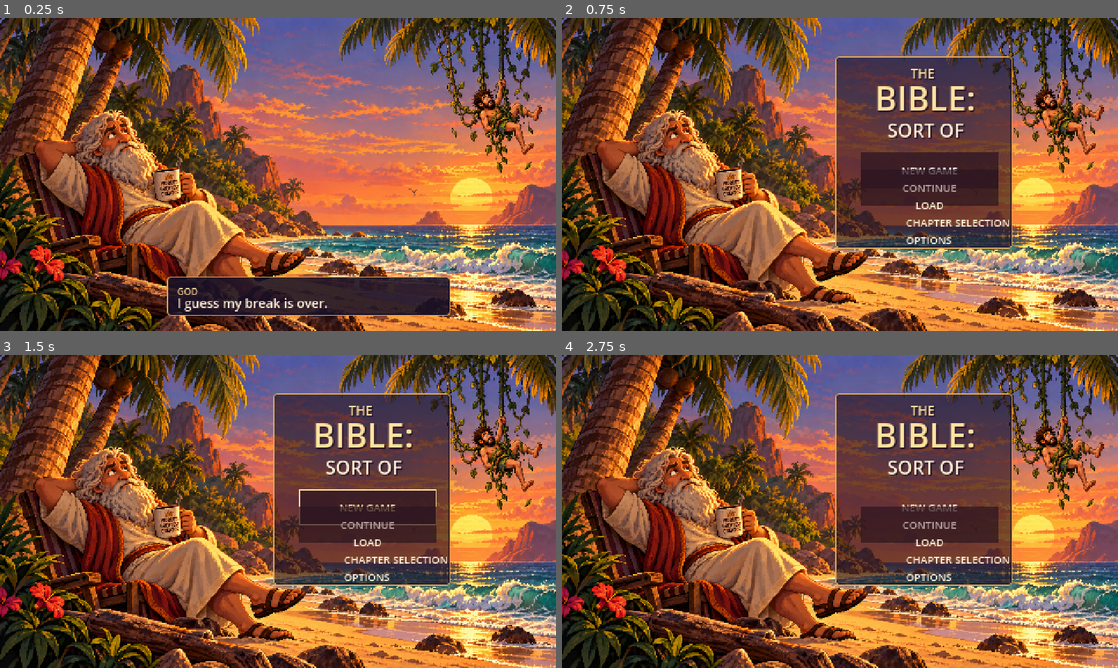
Above: before the commit, frames 1-4 (two rows, left to right).
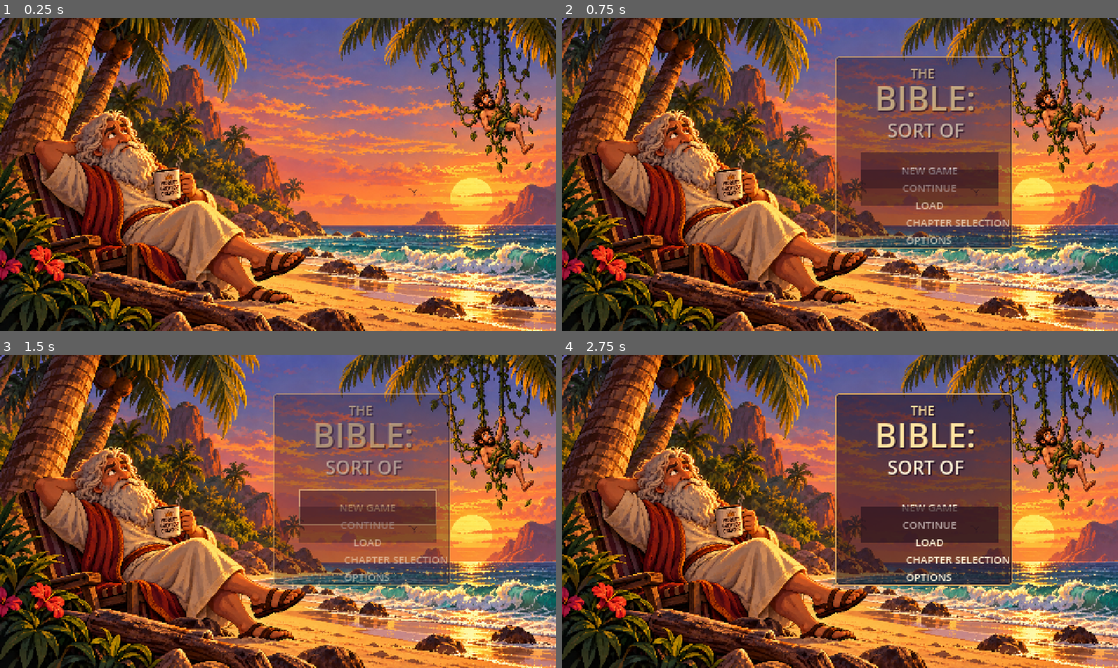
Above: after the commit, the same moments.

Repository: badmrfrosty313/the-bible-sort-of
Game: Godot game, scene res://scenes/title/title_screen.tscn
Same seed, same stepped clock (60 frames per second), same inputs: the game is played once before the commit and once after it.
Inputs (mouse positions are in pixels of both pictures, inside the frame that each line leads up to):
- Up to frame 1 (0.25 s): no input
- Up to frame 2 (0.75 s): tap Enter at 0.5 s; move the mouse to (962, 158) at 0.52 s; click (962, 158) at 0.67 s
- Up to frame 3 (1.5 s): click "BACK" at 1.25 s
- Up to frame 4 (2.75 s): click "NEW GAME" at 2 s

The runs differ from the first frame. In frame 1, 6.3% of the frame differs, in the area x 10-81%, y 77-96%; in frame 2, 13%; in frame 3, 18%, in the area x 49-81%, y 12-74%; in frame 4, nothing differs.

Commit message:
Stage authored beach cold open before the functional title menu

Diff:
--- a/scenes/title/title_screen.gd
+++ b/scenes/title/title_screen.gd
@@ -1,6 +1,7 @@
 extends Node2D
 
 const BEACH_PLATE := preload("res://art/title/beach_title_plate.png")
+const BEACH_INTRO_SCRIPT := preload("res://scenes/title/beach_intro.gd")
 const SLOT_COUNT := 3
 const GOLD := Color("#FFE2A0")
 const CREAM := Color("#FFF2D7")
@@ -14,12 +15,14 @@
 var menu_group: Control
 var panel_group: Control
 var intro_group: Control
+var beach_intro
 var continue_button: Button
 var last_slot := 0
 var active_slot := 0
 
 func _ready() -> void:
 	_build_background()
+	_build_beach_intro()
 	ui = Control.new()
 	ui.name = "Interface"
 	ui.size = Vector2(480, 270)
@@ -39,6 +42,11 @@
 	beach.position = Vector2(240, 135)
 	beach.scale = Vector2(480.0 / float(BEACH_PLATE.get_width()), 270.0 / float(BEACH_PLATE.get_height()))
 	add_child(beach)
+
+func _build_beach_intro() -> void:
+	beach_intro = BEACH_INTRO_SCRIPT.new()
+	beach_intro.name = "BeachIntro"
+	add_child(beach_intro)
 
 func _build_title() -> void:
 	title_group = Control.new()
@@ -66,6 +74,7 @@
 	intro_group = Control.new()
 	intro_group.name = "IntroCaption"
 	intro_group.size = Vector2(480, 270)
+	intro_group.visible = false
 	ui.add_child(intro_group)
 	_panel(intro_group, Rect2(144, 223, 245, 34), DARK)
 	_label(intro_group, "GOD", Rect2(153, 225, 225, 10), 8, GOLD, false)
@@ -79,18 +88,41 @@
 	ui.add_child(panel_group)
 
 func _play_intro() -> void:
-	await get_tree().create_timer(2.0).timeout
+	# Source: "The Bible: Sort Of Game Scripting" in Google Docs.
+	# Silence first, THEN Adam falls, THEN the punchline, THEN the menu.
+	await get_tree().create_timer(1.7).timeout
 	if screen != Screen.INTRO:
 		return
-	await get_tree().create_timer(1.6).timeout
+	beach_intro.start_fall()
+	var fall_tween := create_tween()
+	fall_tween.set_trans(Tween.TRANS_CUBIC)
+	fall_tween.set_ease(Tween.EASE_IN)
+	fall_tween.tween_method(beach_intro.set_fall_progress, 0.0, 1.0, 1.0)
+	await fall_tween.finished
+	if screen != Screen.INTRO:
+		return
+	beach_intro.catch_adam()
+	await get_tree().create_timer(0.6).timeout
+	if screen != Screen.INTRO:
+		return
+	beach_intro.begin_eye_roll()
+	await get_tree().create_timer(0.6).timeout
+	if screen != Screen.INTRO:
+		return
+	intro_group.visible = true
+	await get_tree().create_timer(1.75).timeout
 	if screen == Screen.INTRO:
 		_show_menu()
 
 func _show_menu() -> void:
 	screen = Screen.MENU
 	intro_group.visible = false
+	if beach_intro != null:
+		beach_intro.visible = false
 	panel_group.visible = false
 	title_group.visible = true
+	title_group.modulate.a = 0.0
+	create_tween().tween_property(title_group, "modulate:a", 1.0, 0.35)
 	_refresh_continue()
 	_focus_first(menu_group)
 
